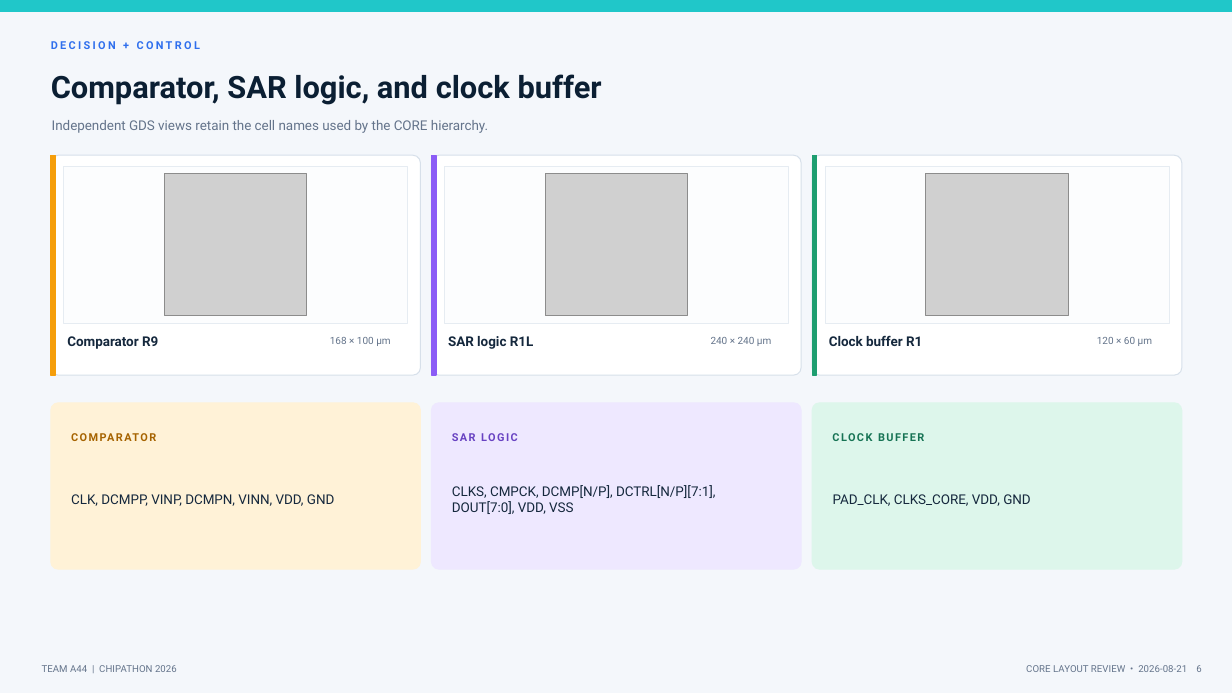
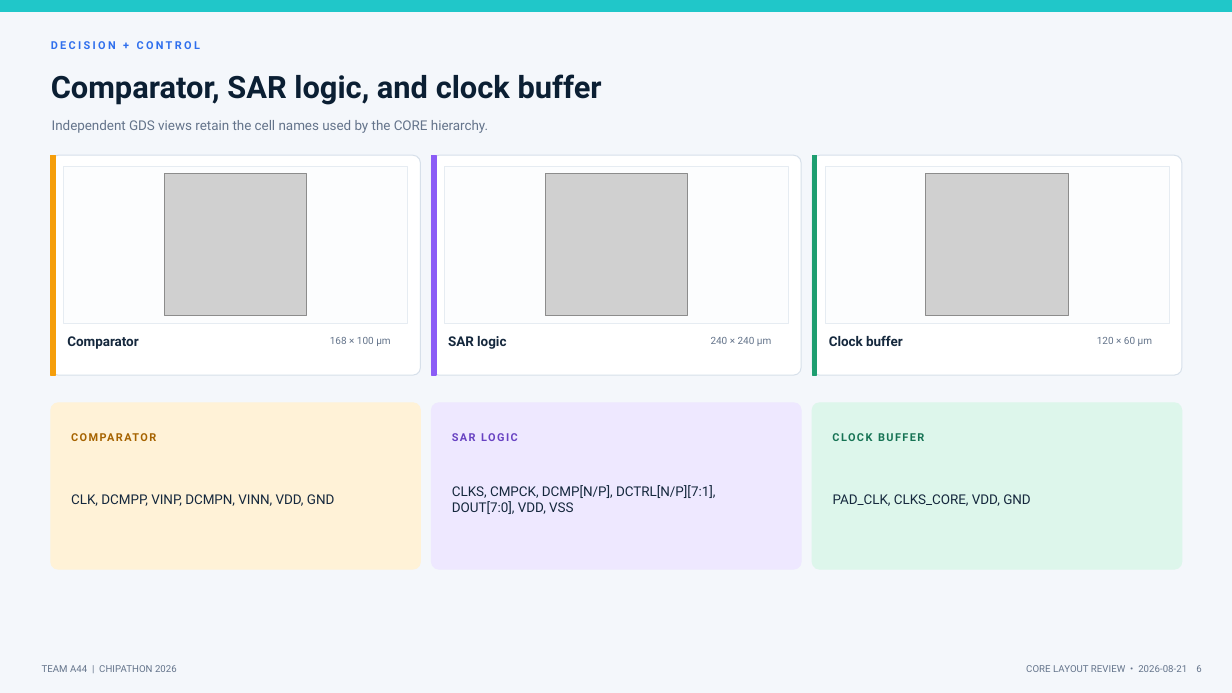
Before and after one commit to tritone4801/chipathon-2026-A44-SAR-ADC, a slide deck: slide 6 of docs/slides/A44_SAR_ADC_LAYOUT_REVIEW_20260821.pptx. Drawn at 1232x693 pixels with LibreOffice and Linux fonts; fonts in the diff are those of the drawing; grey boxes stand for pictures. Boxes give left, top, right and bottom in pixels: in the first picture for what was removed or moved away, otherwise in the second. Text is boxed around its words. In the diff, an @@ line names an element or a change of style, - is before the commit and + after.

```diff
--- a/docs/slides/A44_SAR_ADC_LAYOUT_REVIEW_20260821.pptx
+++ b/docs/slides/A44_SAR_ADC_LAYOUT_REVIEW_20260821.pptx
@@ text at <box>67,336,138,349</box>: text changed @@
-Comparator R9
+Comparator
@@ text at <box>448,336,506,349</box>: text changed @@
-SAR logic R1L
+SAR logic
@@ text at <box>829,335,903,346</box>: text changed @@
-Clock buffer R1
+Clock buffer
```
Also in this commit, not shown: 3 other slides changed, 22 other files.
